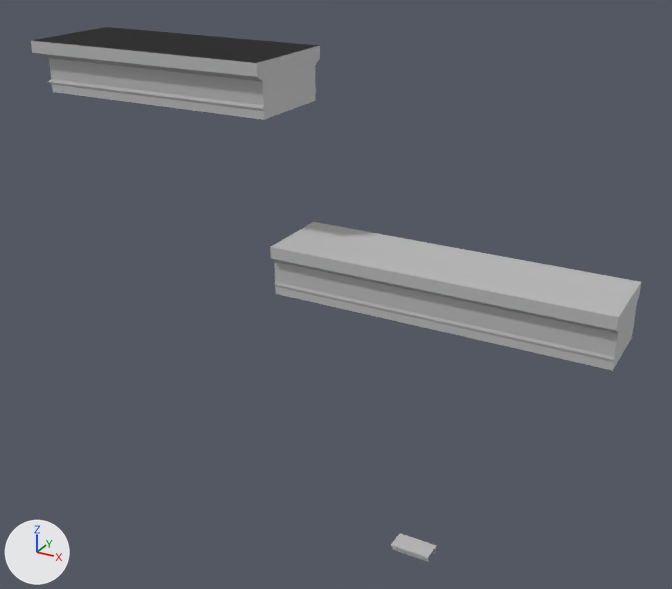
The FBX model UDK-2011-08/UDKGame/Content/Nomon/Assets/pillar_top_middle.fbx as it was, and as the next commit left it.
Both versions are drawn from a 50 mm camera at (2.84, -7.22, 6.88) aimed at (-1.2, 0.14, 3.2). Lighting does not change. The marker at lower left points along +X, +Y and +Z. Where no turn or scale is listed for an object, it has been applied to the vertices.

Script lines for the objects in view, before the commit:
```python
me_mesh = bpy.data.meshes.new('Mesh')
me_mesh.from_pydata(...)  # 149 vertices, 132 faces; spans x -0.42..0.0, y -0.107..0.107, z 0.37..0.448
me_mesh.materials.append(mat_default_material)  # grey #bcbcbc
me_mesh_001 = bpy.data.meshes.new('Mesh.001')
me_mesh_001.from_pydata(...)  # 49 vertices, 45 faces; spans x -5.8..-3.2, y -0.54..0.54, z 1.66..2.16
me_mesh_001.materials.append(mat_default_material)  # grey #bcbcbc
me_mesh_003 = bpy.data.meshes.new('Mesh.003')
me_mesh_003.from_pydata(...)  # 49 vertices, 45 faces; spans x -2.6..0.0, y -0.54..0.54, z 1.66..2.16
me_mesh_003.materials.append(mat_default_material)  # grey #bcbcbc
me_mesh_005 = bpy.data.meshes.new('Mesh.005')
me_mesh_005.from_pydata(...)  # 49 vertices, 45 faces; spans x -4.2..-1.6, y -0.54..0.54, z 1.66..2.16
me_mesh_005.materials.append(mat_default_material)  # grey #bcbcbc
me_mesh_007 = bpy.data.meshes.new('Mesh.007')
me_mesh_007.from_pydata(...)  # 44 vertices, 40 faces; spans x -1.6..1.6, y -0.4..0.4, z -0.25..0.25
me_mesh_007.materials.append(mat_lambert1)  # grey #bcbcbc
ob_pasted__polysurface45 = bpy.data.objects.new('pasted__polySurface45', me_mesh)
ob_pasted__polysurface45.location = (0.0, 0.0, 0.19)
ob_polysurface3 = bpy.data.objects.new('polySurface3', me_mesh_001)
ob_polysurface3.location = (1.6, 0.0, 3.35)
ob_polysurface4 = bpy.data.objects.new('polySurface4', me_mesh_003)
ob_polysurface4.location = (-1.6, 0.0, 3.35)
ob_polysurface5 = bpy.data.objects.new('polySurface5', me_mesh_005)
ob_polysurface5.location = (0.0, 0.0, 3.35)
ob_polysurface9 = bpy.data.objects.new('polySurface9', me_mesh_007)
ob_polysurface9.location = (0.0, 0.0, 3.56)
```
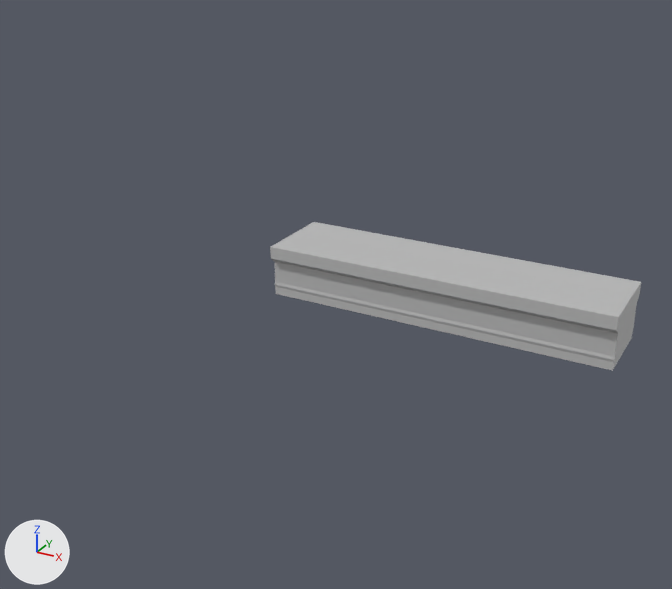
Pixel boxes [x1, y1, x2, y2] of what changed, in the pictures (672 x 589 px):
```json
{"object": "polySurface5", "change": "deleted", "before": [31, 29, 317, 120]}
{"object": "polySurface3", "change": "deleted", "before": [31, 27, 318, 63]}
{"object": "polySurface4", "change": "deleted", "before": [37, 28, 320, 120]}
{"object": "pasted__polySurface45", "change": "deleted", "before": [391, 533, 437, 562]}
```

Edits to the scene script, one JSON object a line:
```json
{"op": "remove", "block": "ob_polysurface5", "code": ["ob_polysurface5 = bpy.data.objects.new('polySurface5', me_mesh_005)", "ob_polysurface5.location = (0.0, 0.0, 3.35)"]}
{"op": "remove", "block": "ob_polysurface4", "code": ["ob_polysurface4 = bpy.data.objects.new('polySurface4', me_mesh_003)", "ob_polysurface4.location = (-1.6, 0.0, 3.35)"]}
{"op": "remove", "block": "ob_pasted__polysurface45", "code": ["ob_pasted__polysurface45 = bpy.data.objects.new('pasted__polySurface45', me_mesh)", "ob_pasted__polysurface45.location = (0.0, 0.0, 0.19)"]}
{"op": "remove", "block": "ob_polysurface3", "code": ["ob_polysurface3 = bpy.data.objects.new('polySurface3', me_mesh_001)", "ob_polysurface3.location = (1.6, 0.0, 3.35)"]}
```
